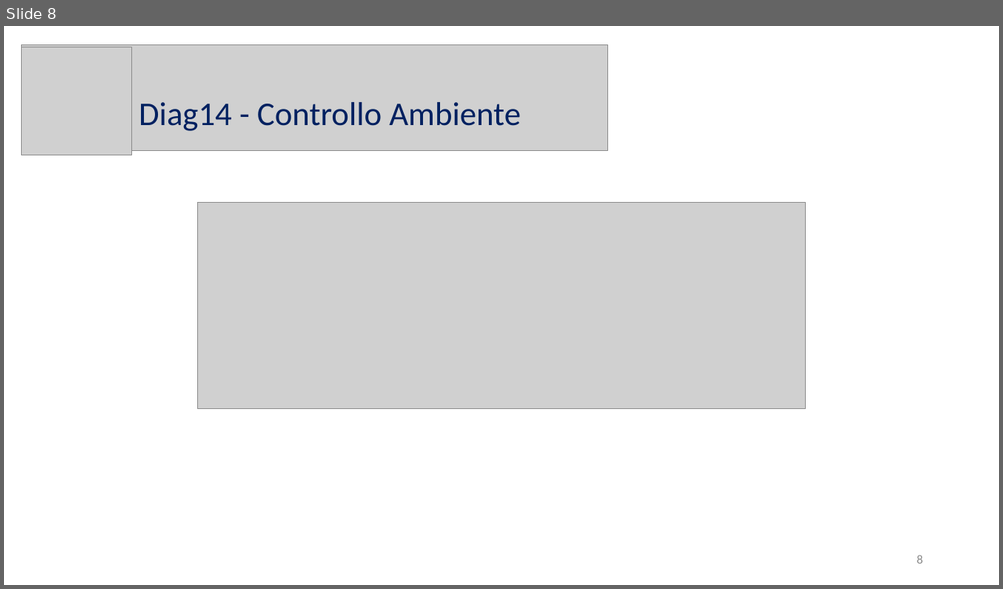
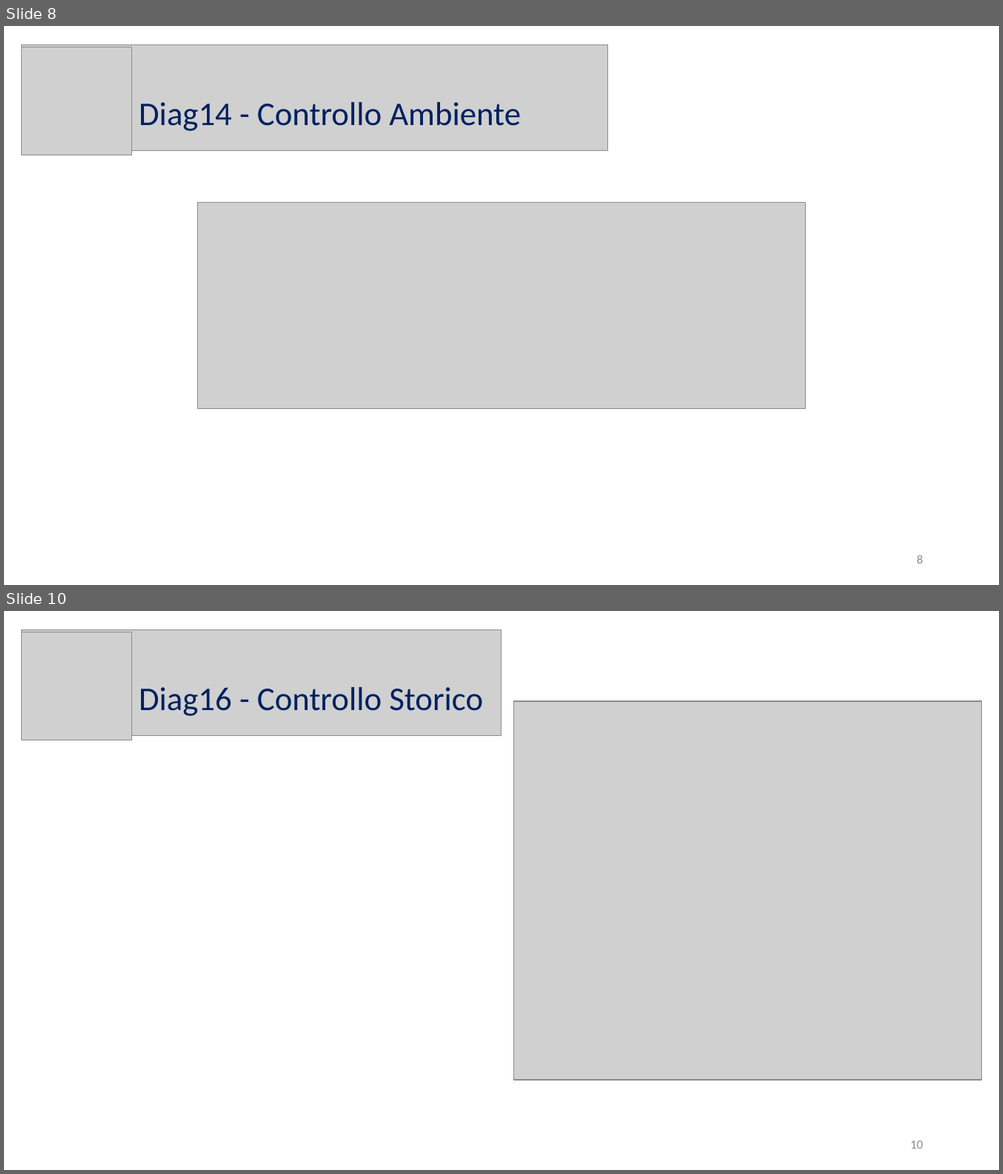
Before and after one commit to Wonderjack996/unimib-software-architecture, a slide deck: Progetto/PresentazioneAlex.pptx. Shown one above the other, each under a label of ours: slide 8 before the commit, slides 8 and 10 after it; the slides between them are not shown. The pictures are 1003x589 and 1003x1174 pixels, drawn with LibreOffice and Linux fonts; fonts in the diff are those of the drawing; grey boxes stand for pictures. Boxes give left, top, right and bottom in pixels: in the first picture for what was removed or moved away, otherwise in the second. Text is boxed around its words. In the diff, an @@ line names an element or a change of style, - is before the commit and + after.

```diff
--- a/Progetto/PresentazioneAlex.pptx
+++ b/Progetto/PresentazioneAlex.pptx
@@ slide 10 added at (4, 611, 999, 1170), background #FFFFFF @@
@@ picture added at (22, 629, 502, 735) @@
@@ picture added at (22, 632, 131, 741) @@
@@ text added at (139, 687, 483, 716), 32 pt, text #002060 @@
+Diag16 - Controllo Storico
@@ picture added at (514, 701, 981, 1080) @@
@@ page number added at (910, 1141, 922, 1149), 12 pt, text #8C8C8C @@
+10
```
Also in this commit, not shown: 3 other slides added.
